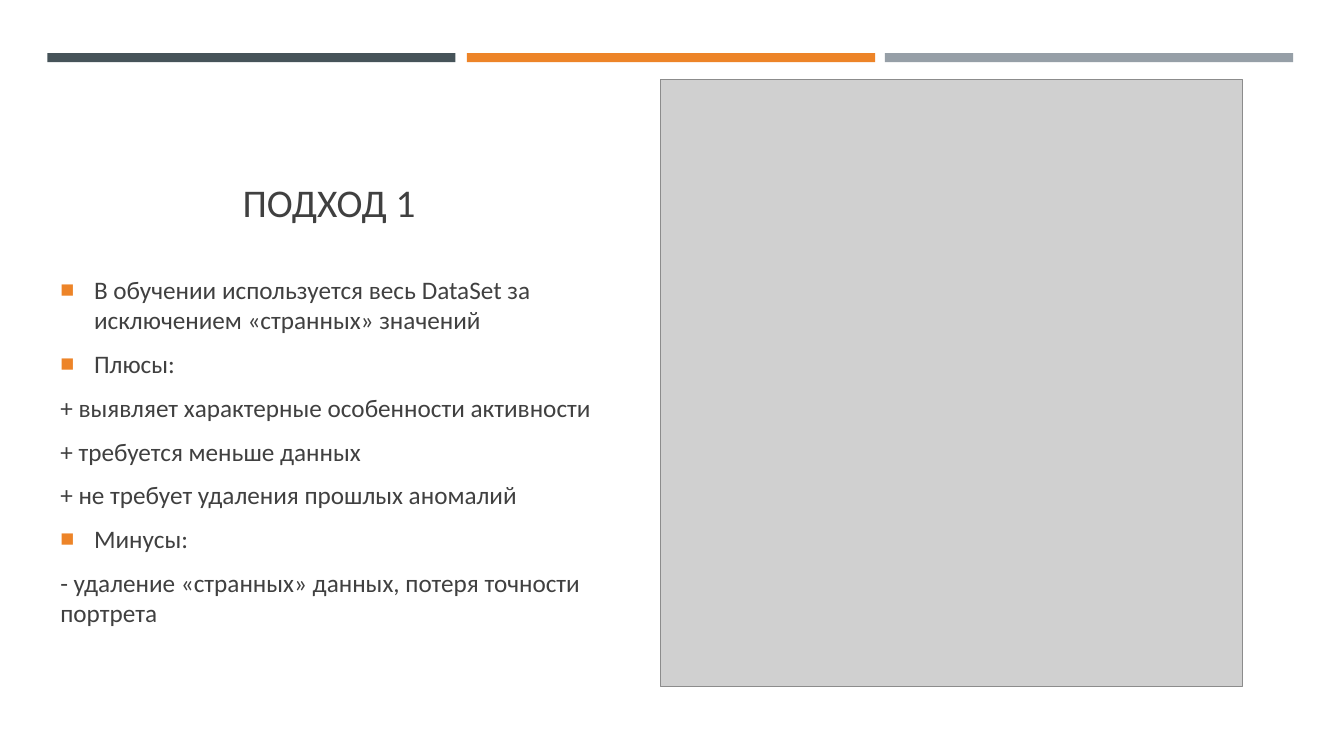
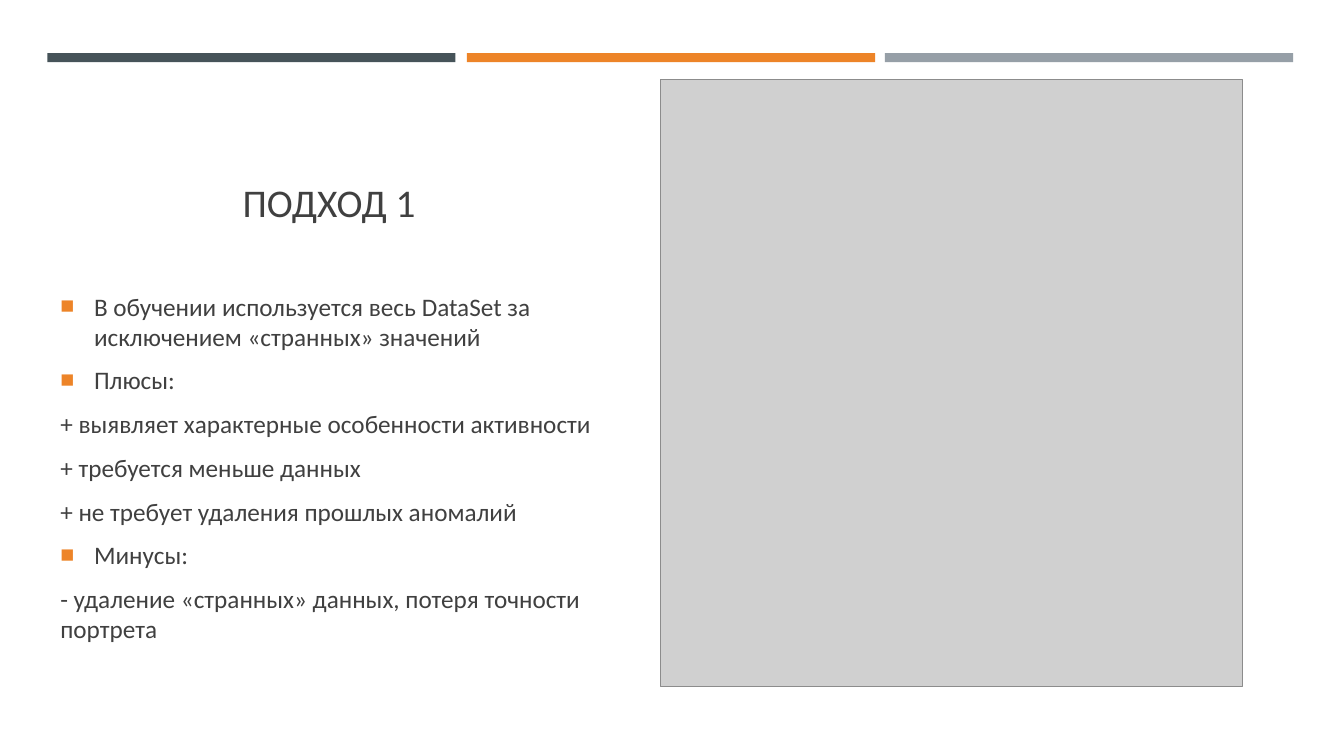
Before and after one commit to SkibaSAY/IPS_University, a slide deck: slide 12 of IPSLib/Documentation/Доклад для конференции/Доклад.pptx (slide 13 before the commit). Drawn at 1344x756 pixels with LibreOffice and Linux fonts; fonts in the diff are those of the drawing; grey boxes stand for pictures. Boxes give left, top, right and bottom in pixels: in the first picture for what was removed or moved away, otherwise in the second. Text is boxed around its words. In the diff, an @@ line names an element or a change of style, - is before the commit and + after.

Commit message:
Временно отклюил этап удаления странных значений

```diff
--- a/IPSLib/Documentation/Доклад для конференции/Доклад.pptx
+++ b/IPSLib/Documentation/Доклад для конференции/Доклад.pptx
@@ text "В обучении используется весь DataSet ...": place and size @@
-text "В обучении используется весь DataSet ..." at (60, 282, 591, 626)
+text "В обучении используется весь DataSet ..." at (60, 299, 591, 642)
```
Also in this commit, not shown: 1 other slide changed, 10 slides added, 8 slides removed, 4 other files.
